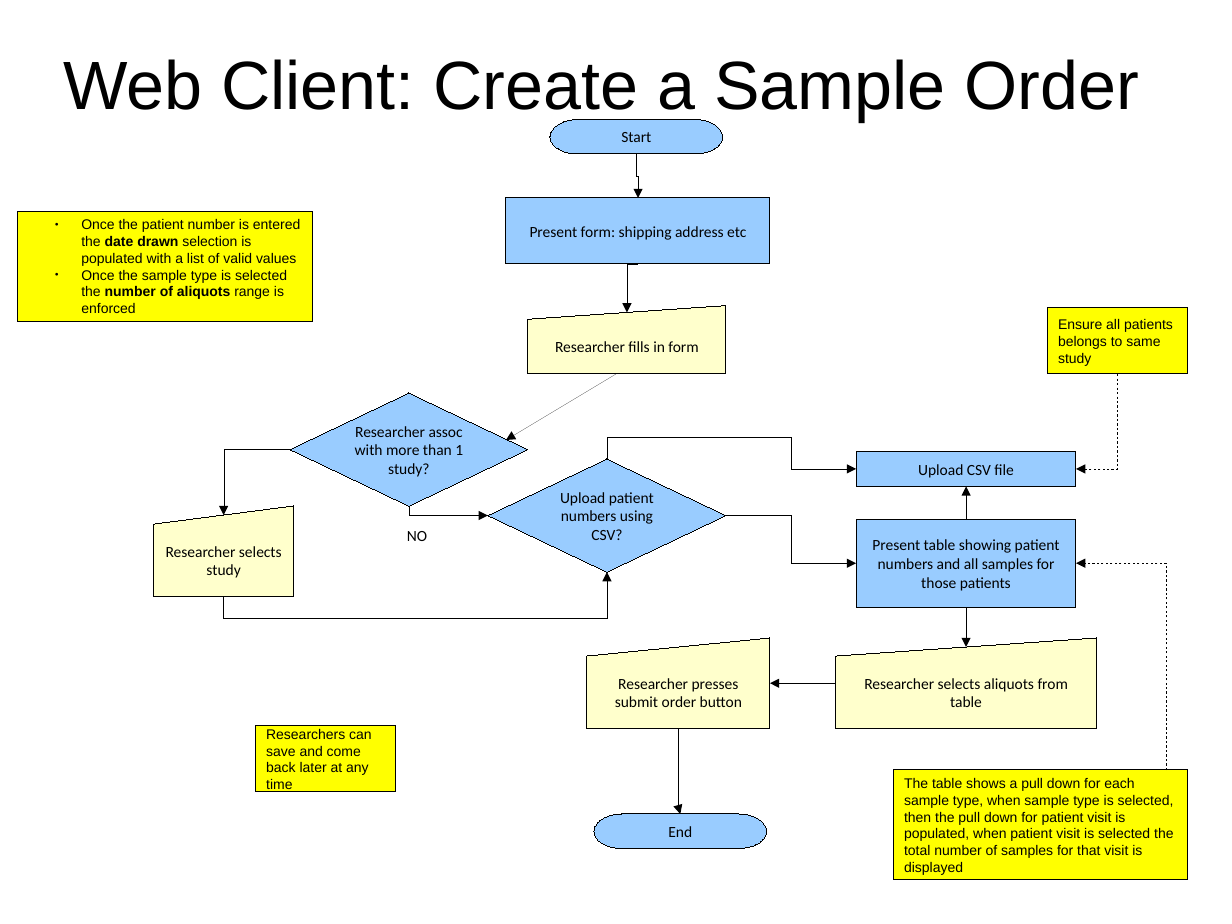
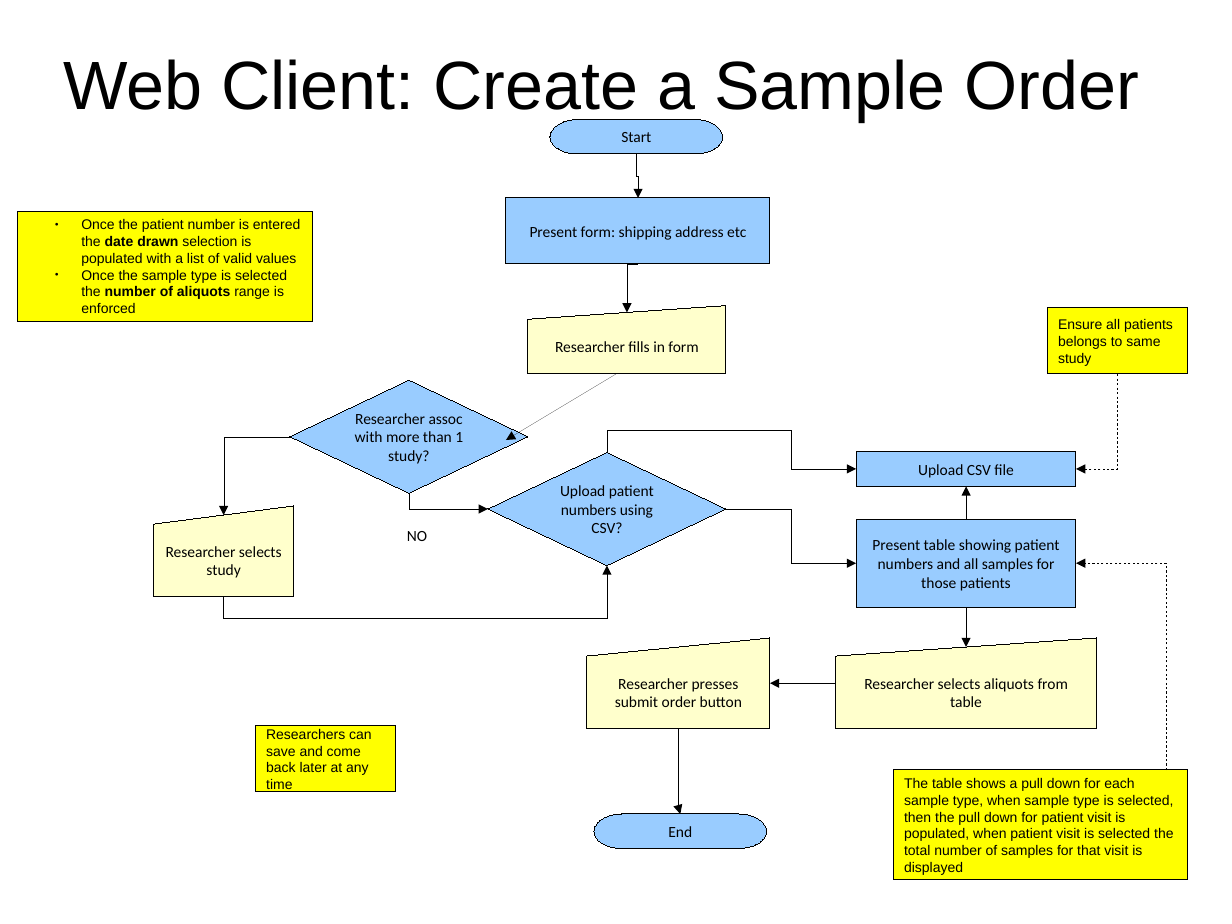
Before and after one commit to CBSR-Biobank/biobank, a slide deck: slide 4 of docs/sampleRequestFlowcharts.odp (slide 7 before the commit). Drawn at 1232x924 pixels with LibreOffice and Linux fonts; fonts in the diff are those of the drawing. Boxes give left, top, right and bottom in pixels: in the first picture for what was removed or moved away, otherwise in the second. Text is boxed around its words. In the diff, an @@ line names an element or a change of style, - is before the commit and + after.

```diff
--- a/docs/sampleRequestFlowcharts.odp
+++ b/docs/sampleRequestFlowcharts.odp
@@ diamond "Researcher assoc with more than ...": place and size @@
-diamond "Researcher assoc with more than ..." at [290, 394, 528, 506]
+diamond "Researcher assoc with more than ..." at [290, 380, 528, 493]
@@ elbow arrow moved from (290, 449) - (224, 515) to (290, 437) - (224, 515) @@
@@ elbow arrow moved from (607, 459) - (856, 470) to (607, 453) - (856, 470) @@
@@ diamond "Upload patient numbers using CSV?": place and size @@
-diamond "Upload patient numbers using CSV?" at [489, 459, 727, 572]
+diamond "Upload patient numbers using CSV?" at [489, 453, 727, 566]
@@ elbow arrow moved from (409, 506) - (489, 515) to (409, 493) - (489, 509) @@
@@ elbow arrow moved from (727, 515) - (856, 563) to (727, 509) - (856, 563) @@
@@ elbow arrow moved from (224, 597) - (607, 572) to (224, 597) - (607, 566) @@
```
Also in this commit, not shown: 2 other slides changed, 1 slide removed, 4 other files.
